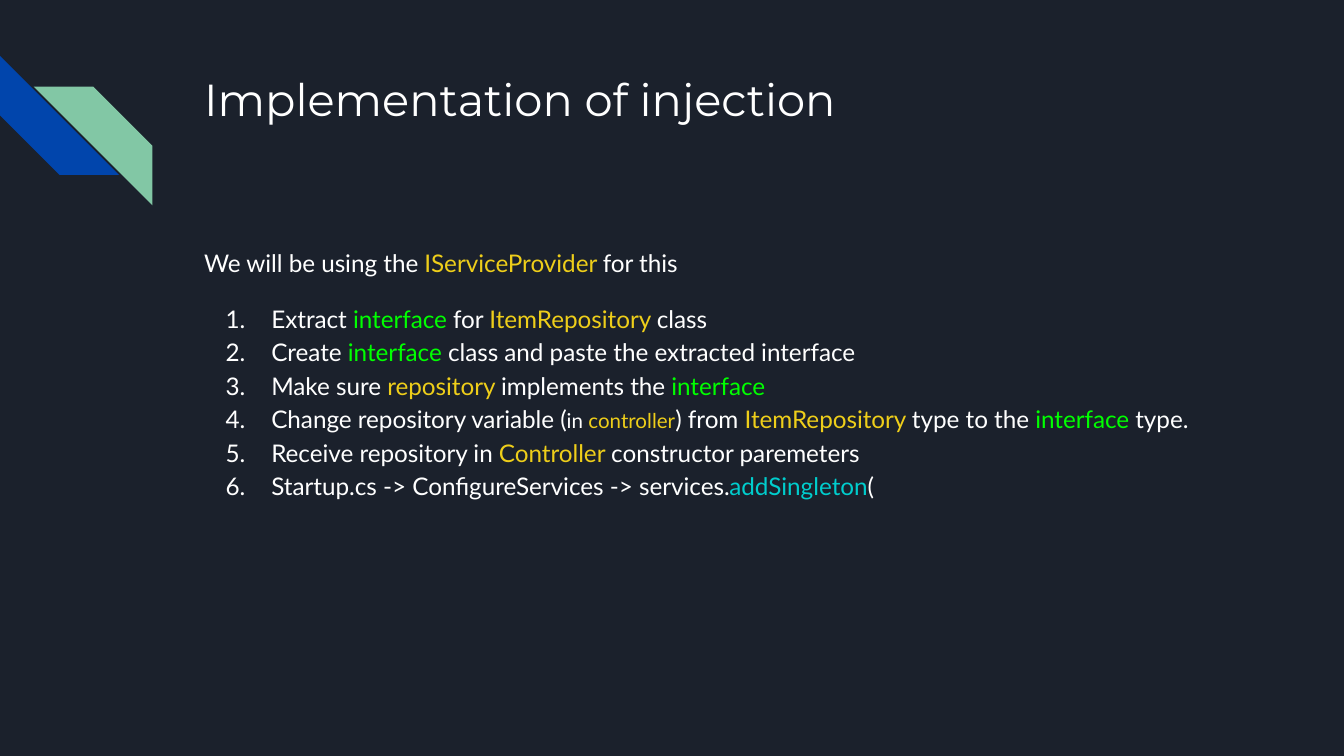
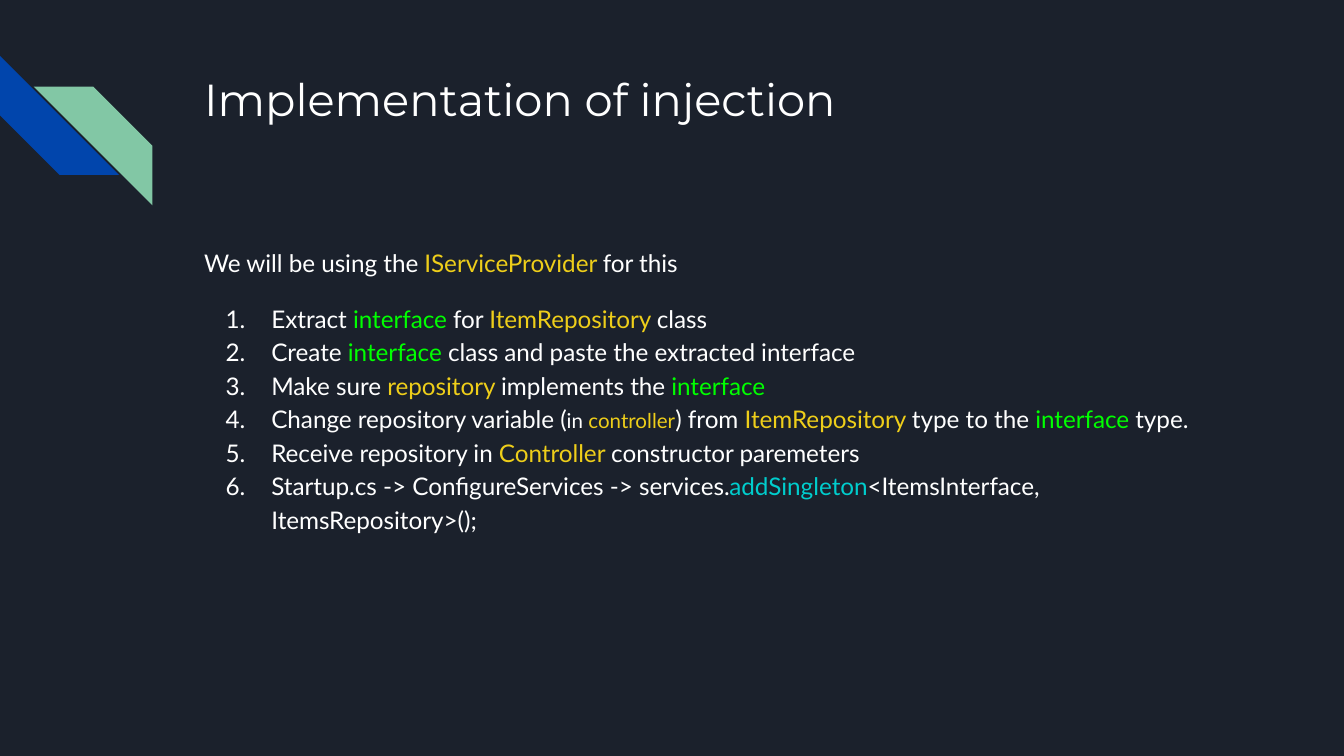
Before and after one commit to kek-Sec/ASP.net-REST-API-GUIDE, a slide deck: slide 12 of ASP.net REST API.pptx. Drawn at 1344x756 pixels with LibreOffice and Linux fonts; fonts in the diff are those of the drawing. Boxes give left, top, right and bottom in pixels: in the first picture for what was removed or moved away, otherwise in the second. Text is boxed around its words. In the diff, an @@ line names an element or a change of style, - is before the commit and + after.

```diff
--- a/ASP.net REST API.pptx
+++ b/ASP.net REST API.pptx
@@ text at (x1=271, y1=477, x2=1039, y2=533): text changed @@
-6. Startup.cs -> ConfigureServices -> services.addSingleton(
+6. Startup.cs -> ConfigureServices -> services.addSingleton<ItemsInterface, ItemsRepository>();
```
Also in this commit, not shown: 9 slides added, 1 other file.
